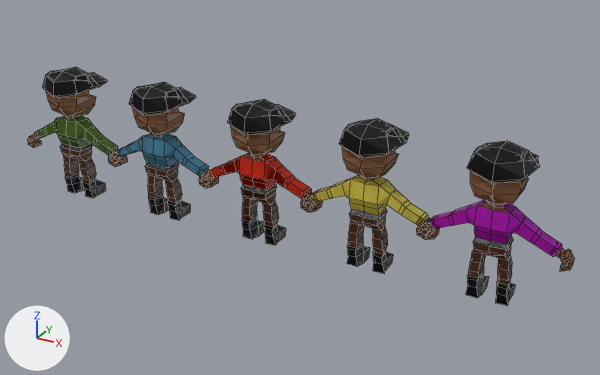
Renders of the Blender file personajebaseB.blend from each side of a commit.
One viewpoint serves both versions: a camera (50 mm lens) standing at (10.32, -16.57, 10.08) and looking at (0.92, 0.53, 1.52). The lights are fixed; the arrows at lower left show +X, +Y and +Z. Mesh edges are drawn as thin lines on the coarser meshes.
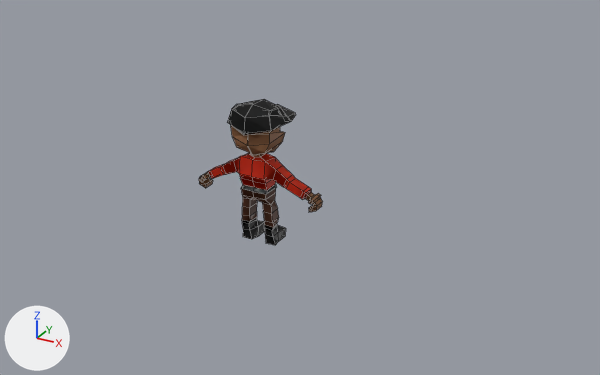
Pixel boxes (x1, y1, x2, y2) of what changed, in the pictures (600 x 375 px):
'Cube.005', hidden: before (416, 141, 575, 306)
'Cube.003', hidden: before (301, 118, 440, 273)
'Cube.002', hidden: before (108, 82, 219, 220)
'Cube.004', hidden: before (27, 67, 128, 198)

What the commit changed:
Object 'Cube.002' (ob_cube_002) is now hidden.
Object 'Cube.003' (ob_cube_003) is now hidden.
Object 'Cube.004' (ob_cube_004) is now hidden.
Object 'Cube.005' (ob_cube_005) is now hidden.
